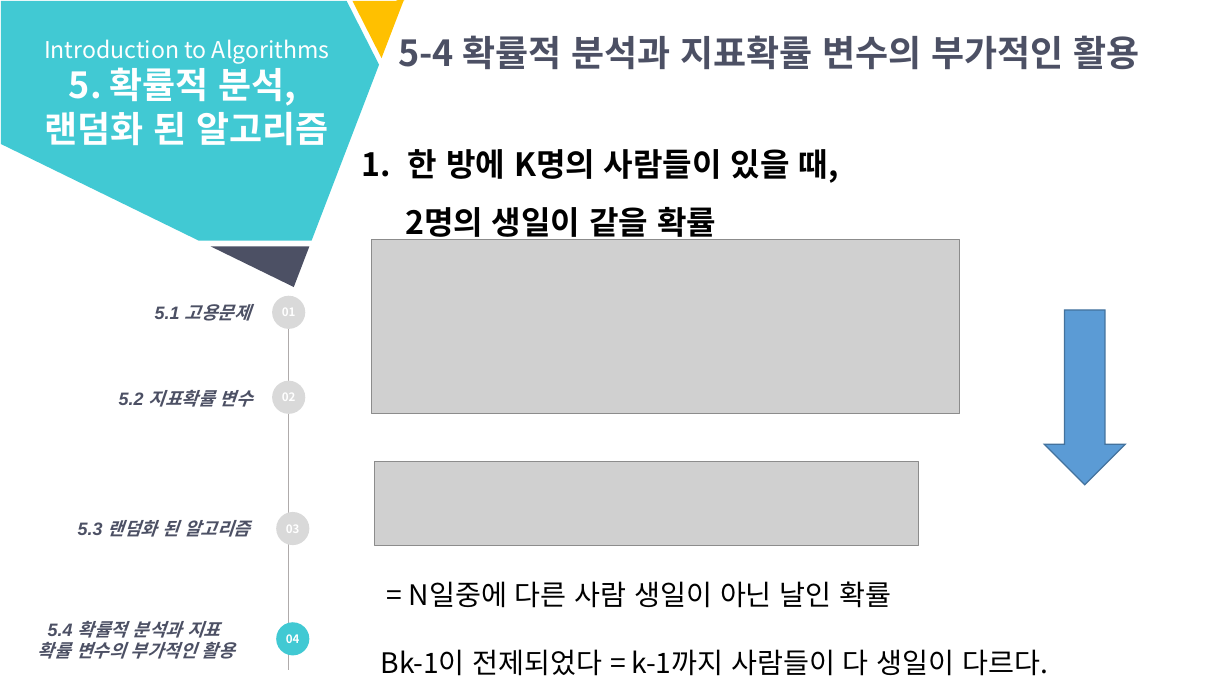
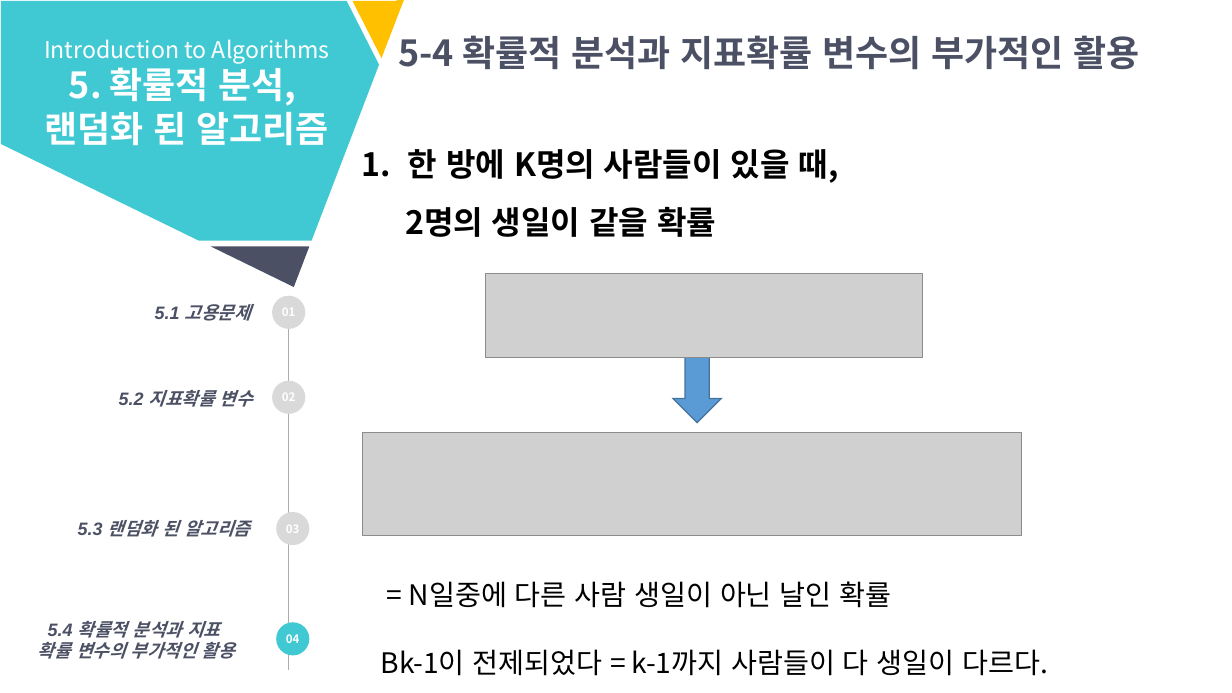
Before and after one commit to YeonWon123/2019_summer_algorithm, a slide deck: slide 28 of Week 4/태원_Week4_정리/5. 확률적 분석, 랜덤화된 알고리즘.pptx. Drawn at 1232x693 pixels with LibreOffice and Linux fonts; fonts in the diff are those of the drawing; grey boxes stand for pictures. Boxes give left, top, right and bottom in pixels: in the first picture for what was removed or moved away, otherwise in the second. Text is boxed around its words. In the diff, an @@ line names an element or a change of style, - is before the commit and + after.

```diff
--- a/Week 4/태원_Week4_정리/5. 확률적 분석, 랜덤화된 알고리즘.pptx
+++ b/Week 4/태원_Week4_정리/5. 확률적 분석, 랜덤화된 알고리즘.pptx
@@ picture removed at <box>372,239,960,414</box> @@
@@ picture added at <box>486,274,923,358</box> @@
@@ down arrow: place and size @@
-down arrow at <box>1044,310,1125,484</box>
+down arrow at <box>673,339,721,423</box>
@@ picture: place and size @@
-picture at <box>375,461,919,545</box>
+picture at <box>363,433,1022,536</box>
```
Also in this commit, not shown: 9 other slides changed, 15 slides added, 1 other file.
